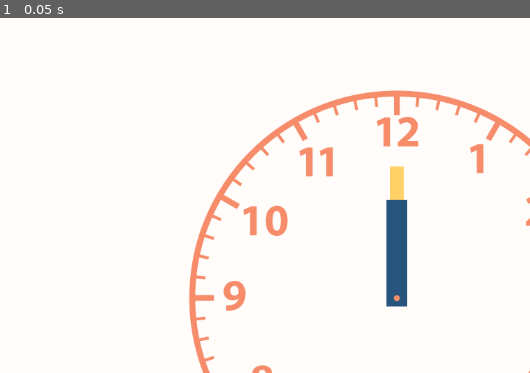
Above: before the commit, frame 1.
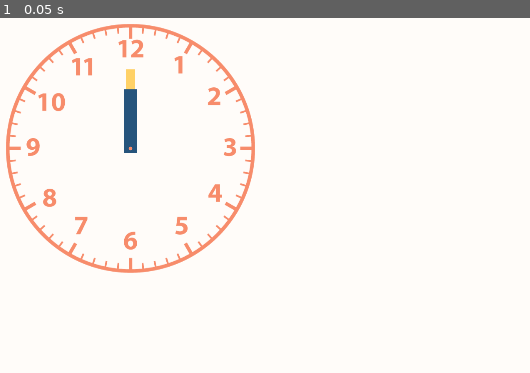
Above: after the commit, the same moment.

Repository: TheDedemon/Clockwise
Game: Godot game, scene res://nodes/screens/gameplay_screen.tscn
The game is run twice, just before and just after one commit, with the same random seed, the same clock (stepped at 60 frames per second) and the same inputs. Before the commit the project has no main scene; this scene is started directly in both runs.
Inputs:
- Up to frame 1 (0.05 s): no input

The runs differ from the first frame. In frame 1, 9.2% of the frame differs, in the area x 1-100%, y 1-100%.

Commit message:
update: main scene and default viewport

Diff:
--- a/project.godot
+++ b/project.godot
@@ -11,8 +11,14 @@
 [application]
 
 config/name="Trijam-272"
+run/main_scene="res://nodes/screens/gameplay_screen.tscn"
 config/features=PackedStringArray("4.2", "GL Compatibility")
 config/icon="res://icon.svg"
+
+[display]
+
+window/size/viewport_width=1920
+window/size/viewport_height=1080
 
 [input]
 
